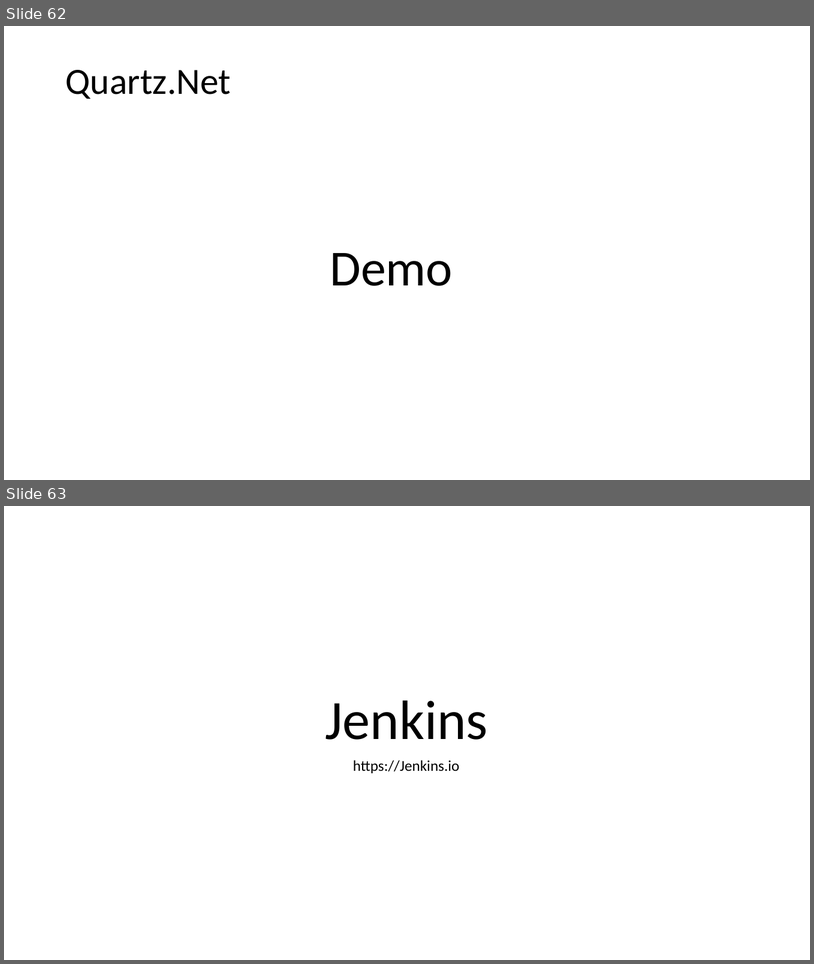
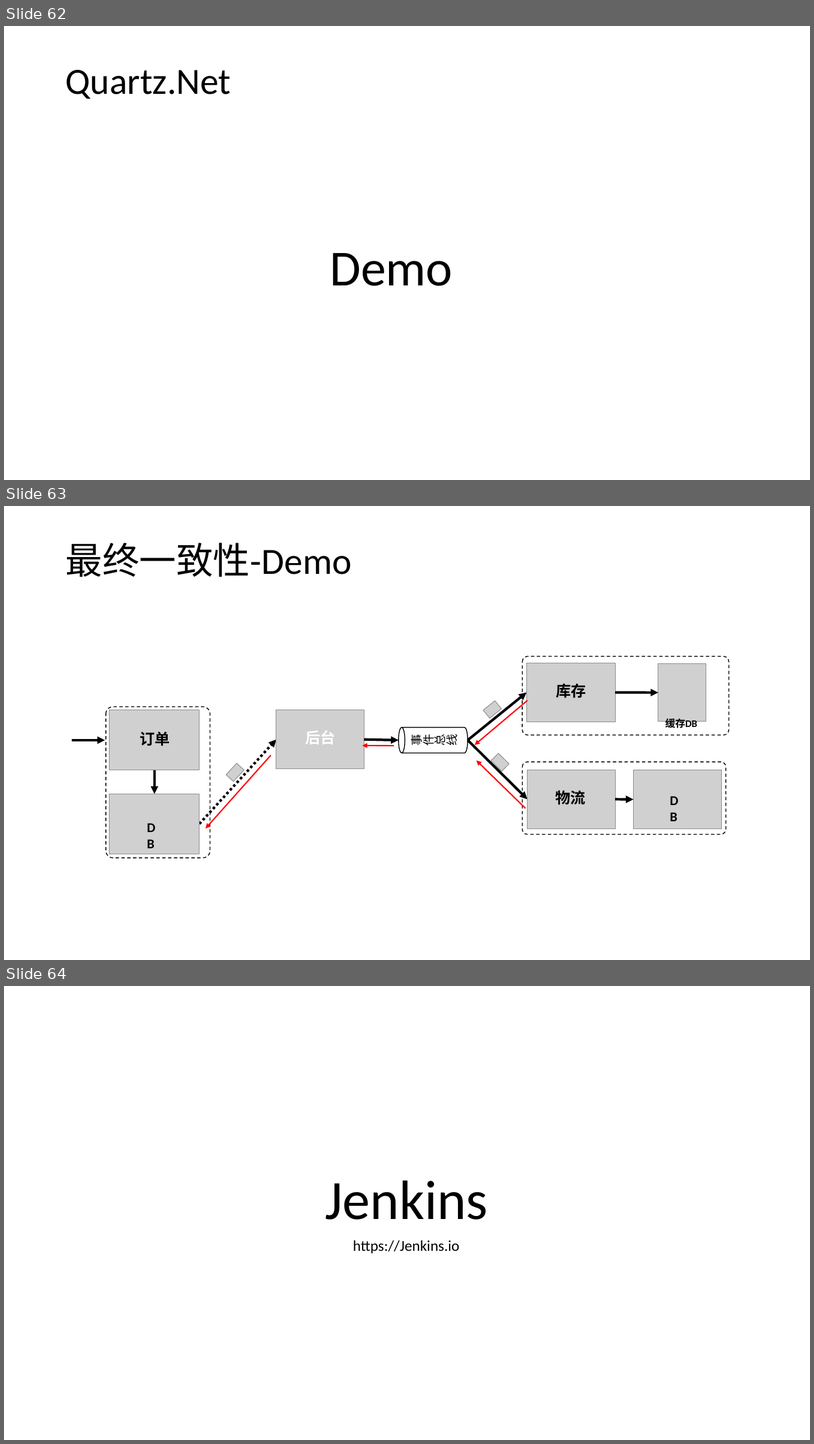
Before and after one commit to axzxs2001/HisMicroserviceSample, a slide deck: HisMicroserviceSample/Doc/基于.net core微服务.pptx. Shown one above the other, each under a label of ours: slides 62 and 63 before the commit, slides 62, 63 and 64 after it. The pictures are 814x964 and 814x1444 pixels, drawn with LibreOffice and Linux fonts; fonts in the diff are those of the drawing; grey boxes stand for pictures; background and template pictures are left out. Boxes give left, top, right and bottom in pixels: in the first picture for what was removed or moved away, otherwise in the second. Text is boxed around its words. In the diff, an @@ line names an element or a change of style, - is before the commit and + after.

```diff
--- a/HisMicroserviceSample/Doc/基于.net core微服务.pptx
+++ b/HisMicroserviceSample/Doc/基于.net core微服务.pptx
@@ slide 63 added at (4, 506, 810, 960), background picture (left out) @@
@@ title added at (65, 543, 351, 577), 44 pt, text #000000 @@
+最终一致性-Demo
@@ group added at (72, 656, 729, 858): 12 arrows, 10 pictures, 7 texts, 3 rounded rectangles, 1 cylinder @@
+事件总线
+订单
+库存
+物流
+后台
+DB
+DB
+缓存DB
@@ what was slide 63 is now slide 64 @@
```
Also in this commit, not shown: 31 slides changed, 5 other slides added, 3 slides removed.
